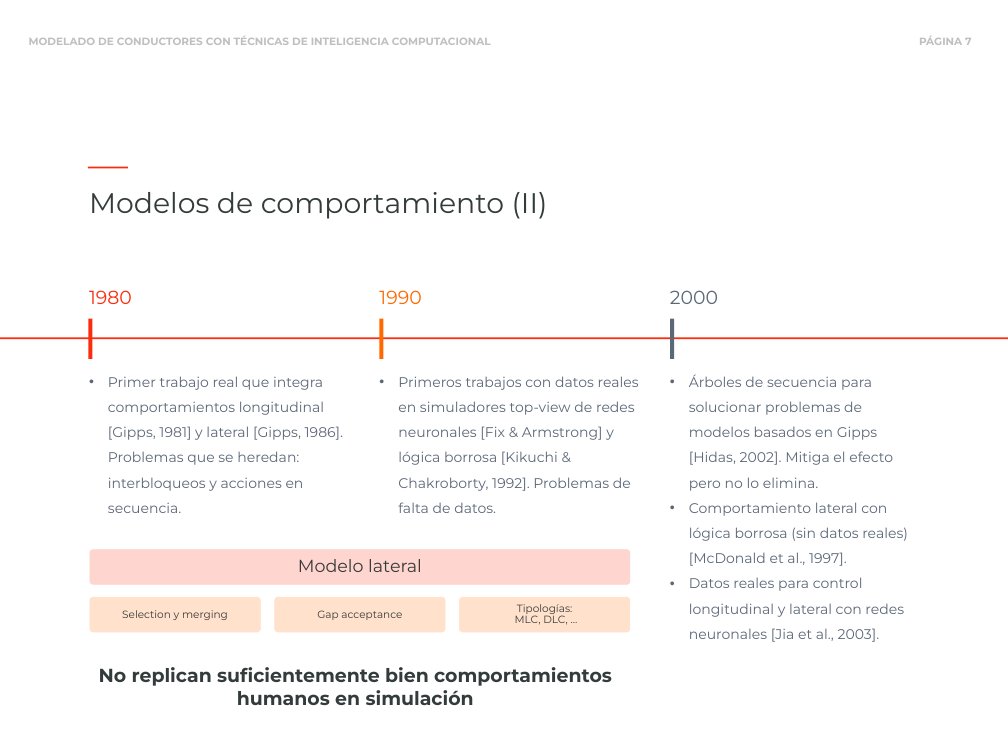
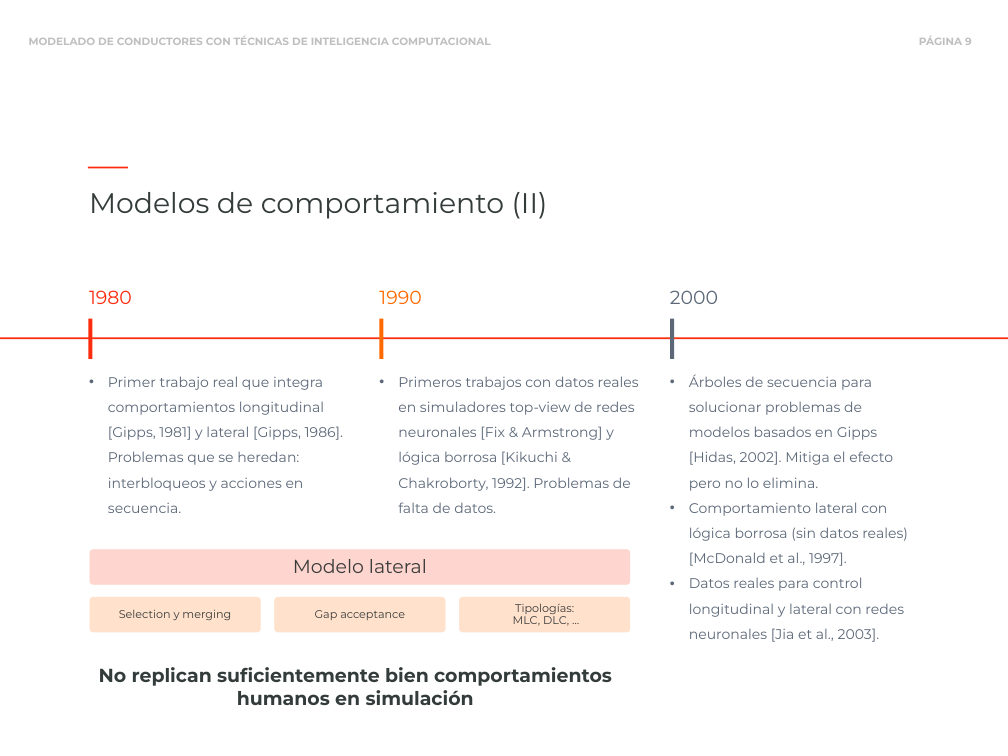
Before and after one commit to blazaid/PhD-Alberto, a slide deck: slide 9 of slides/phd-slides.pptx (slide 7 before the commit). Drawn at 1008x756 pixels with LibreOffice and Linux fonts; fonts in the diff are those of the drawing. Boxes give left, top, right and bottom in pixels: in the first picture for what was removed or moved away, otherwise in the second. Text is boxed around its words. In the diff, an @@ line names an element or a change of style, - is before the commit and + after.

```diff
--- a/slides/phd-slides.pptx
+++ b/slides/phd-slides.pptx
@@ text "Modelo lateral" at (293, 559, 427, 573): size 25 to 27 pt @@
@@ size 15 to 16 pt in 3 elements at (119, 610, 231, 620), (315, 610, 405, 620), (513, 603, 574, 626) @@
```
Also in this commit, not shown: 5 other slides changed, 3 slides added, 1 other file.
